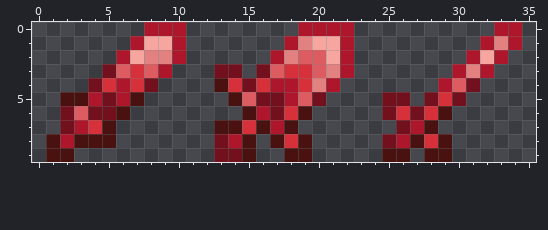
Two states of a pixel-art sprite, Resources/Textures/UI/ClassUI_Melee.png. This is how it looked before the edit.
The file is 72x20 pixels, drawn in blocks of 2x2; one block is one cell here.
After the commit:
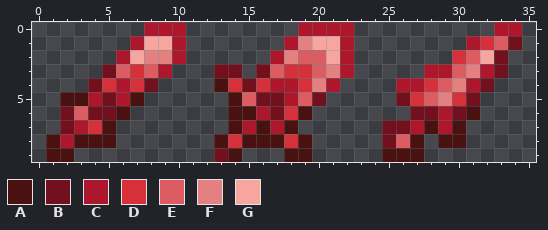
Palette (. is transparent): A #491210  B #72101e  C #ae172b  D #d6313b  E #dd5c62  F #e38080  G #f7a59f
What changed:
{"y":1,"x":31,"old":".CFC","new":"CDEB"}
{"y":2,"x":30,"old":".C","new":"DE"}
{"y":2,"x":33,"old":"C","new":"B"}
{"y":3,"x":28,"old":"..C","new":"CCE"}
{"y":3,"x":33,"old":".","new":"B"}
{"y":4,"x":26,"old":"...CEB.","new":"CCDEFCB"}
{"y":5,"x":25,"old":"B","new":"."}
{"y":5,"x":27,"old":".BDB.","new":"DEFDB"}
{"y":6,"x":14,"old":".","new":"A"}
{"y":6,"x":25,"old":"BD","new":".."}
{"y":6,"x":28,"old":"DA..","new":"BCBA"}
{"y":7,"x":13,"old":"A","new":"."}
{"y":7,"x":15,"old":"D","new":"C"}
{"y":7,"x":25,"old":".","new":"B"}
{"y":7,"x":29,"old":"..","new":"CA"}
{"y":8,"x":13,"old":"BC","new":"AD"}
{"y":8,"x":16,"old":".","new":"A"}
{"y":8,"x":26,"old":"C","new":"E"}
{"y":8,"x":28,"old":"D","new":"."}
{"y":8,"x":30,"old":".","new":"A"}
{"y":9,"x":14,"old":"BA","new":"A."}
{"y":9,"x":27,"old":".AA","new":"A.."}
